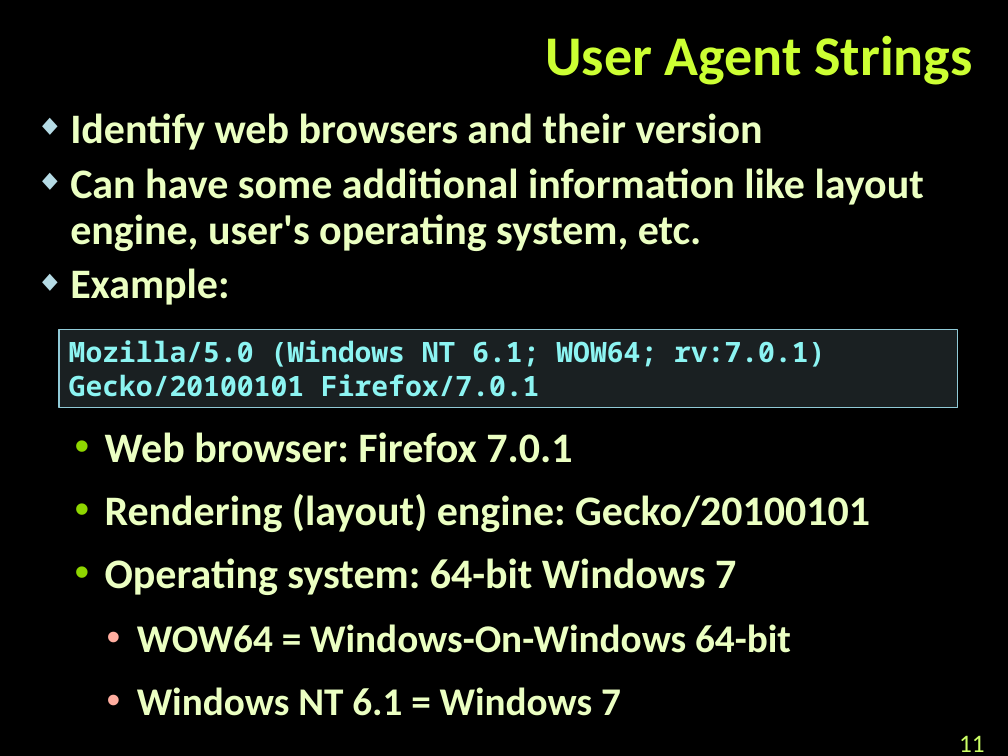
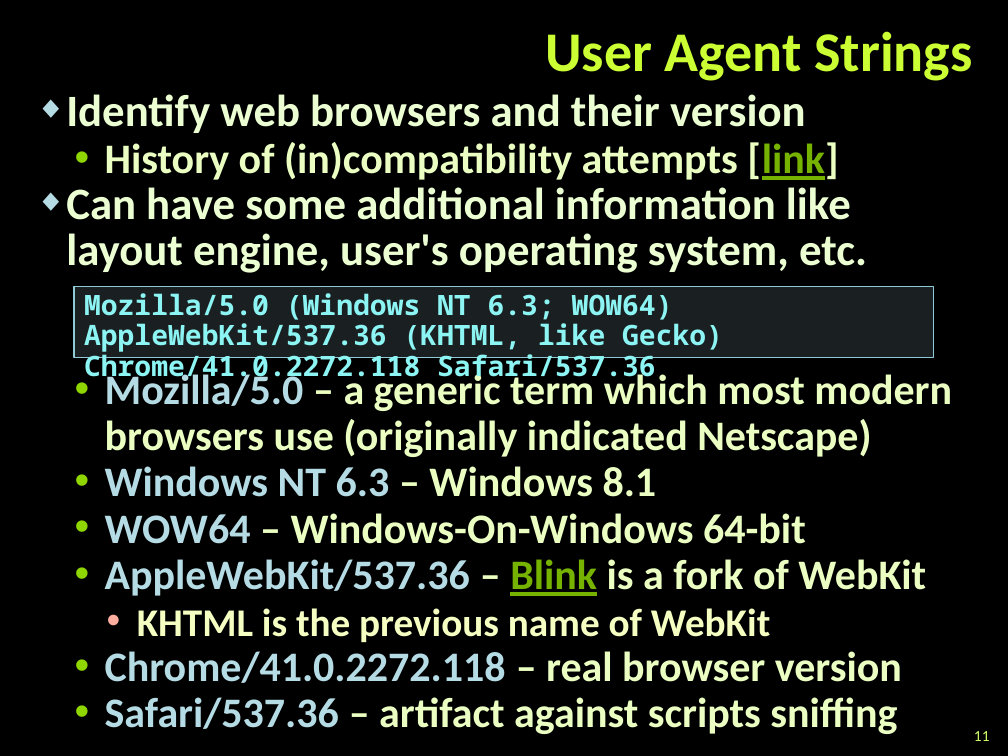
Before and after one commit to tddold/Telerik-Academy, a slide deck: slide 11 of Web Design &UI/1. HTML Basics/Presentations/Web-Technologies-Basics.pptx. Drawn at 1008x756 pixels with LibreOffice and Linux fonts; fonts in the diff are those of the drawing; background and template pictures are left out. Boxes give left, top, right and bottom in pixels: in the first picture for what was removed or moved away, otherwise in the second. Text is boxed around its words. In the diff, an @@ line names an element or a change of style, - is before the commit and + after.

```diff
--- a/Web Design &UI/1. HTML Basics/Presentations/Web-Technologies-Basics.pptx
+++ b/Web Design &UI/1. HTML Basics/Presentations/Web-Technologies-Basics.pptx
@@ title "User Agent Strings": place and size @@
-title "User Agent Strings" at (545, 35, 972, 85)
+title "User Agent Strings" at (545, 31, 972, 81)
@@ text "Identify web browsers and their ...": place and size @@
-text "Identify web browsers and their ..." at (70, 113, 924, 716)
+text "Identify web browsers and their ..." at (66, 94, 952, 734)
@@ text at (66, 94, 867, 273): size 30 to 32 pt, text colour #EBFFC2 to #EBFFD2 in "Identify web browsers and their version", "Can have some additional information like layout ..."; indent changed; less space between paragraphs @@
@@ text at (105, 142, 838, 180): paragraph added @@
+  • History of (in)compatibility attempts [link]
@@ rectangle added at (75, 286, 934, 358), fill #B5DBE5 at 15% opacity, outline #90CAD7 1 pt, 20 pt, text #8CF4F2, bold @@
+Mozilla/5.0 (Windows NT 6.3; WOW64) AppleWebKit/537.36 (KHTML, like Gecko) Chrome/41.0.2272.118 Safari/537.36
@@ text removed at (58, 330, 958, 407) @@
-Mozilla/5.0 (Windows NT 6.1; WOW64; rv:7.0.1) Gecko/20100101 Firefox/7.0.1
@@ text at (105, 370, 952, 734): text changed @@
-◆ Example:
-  • Web browser: Firefox 7.0.1
-  • Rendering (layout) engine: Gecko/20100101
-  • Operating system: 64-bit Windows 7
-    • WOW64 = Windows-On-Windows 64-bit
-    • Windows NT 6.1 = Windows 7
+  • Mozilla/5.0 – a generic term which most modern browsers use (originally indicated Netscape)
+  • Windows NT 6.3 – Windows 8.1
+  • WOW64 – Windows-On-Windows 64-bit
+  • AppleWebKit/537.36 – Blink is a fork of WebKit
+    • KHTML is the previous name of WebKit
+  • Chrome/41.0.2272.118 – real browser version
+  • Safari/537.36 – artifact against scripts sniffing
@@ page number at (974, 731, 990, 741): size 18 to 11 pt; alignment left to right; vertical alignment top to middle @@
```
Also in this commit, not shown: 11 other slides changed, 1 slide added, 10 other files.
